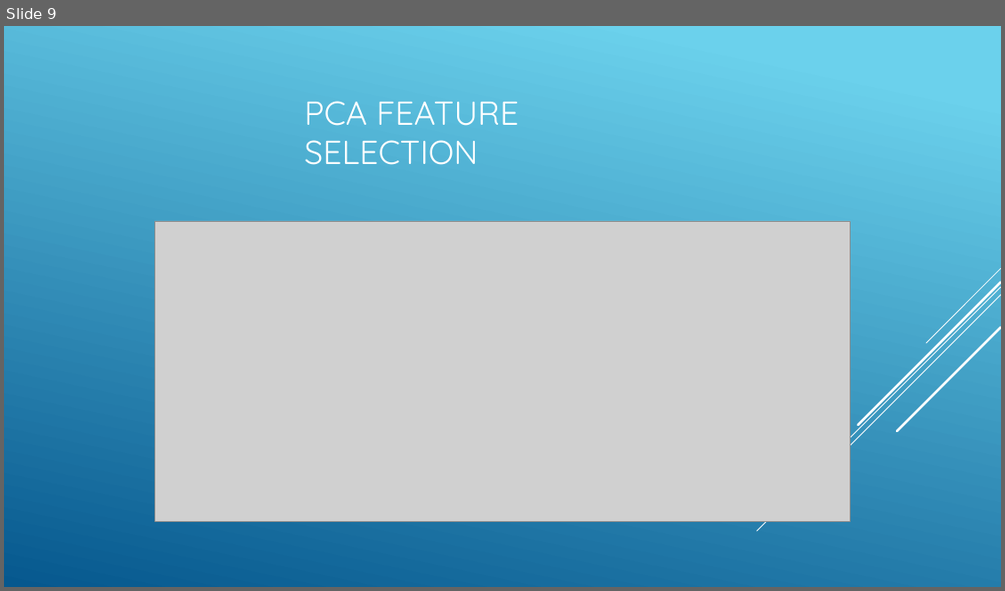
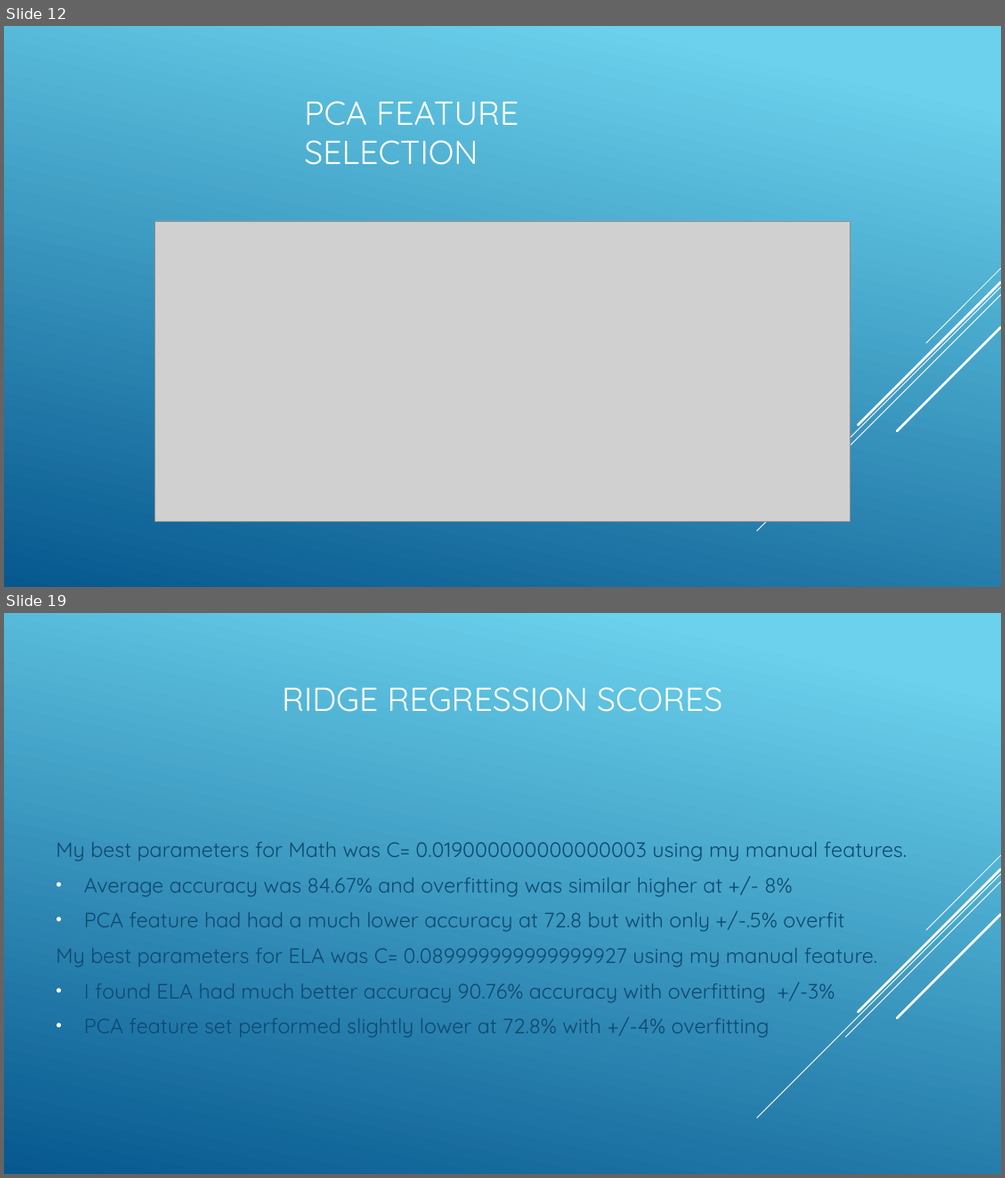
Before and after one commit to efuller11/Thinkful, a slide deck: New York Education System capstone.pptx. Shown one above the other, each under a label of ours: slide 9 before the commit, slides 12 and 19 after it; the slides between them are not shown. The pictures are 1005x591 and 1005x1178 pixels, drawn with LibreOffice and Linux fonts; fonts in the diff are those of the drawing; grey boxes stand for pictures. Boxes give left, top, right and bottom in pixels: in the first picture for what was removed or moved away, otherwise in the second. Text is boxed around its words. In the diff, an @@ line names an element or a change of style, - is before the commit and + after.

```diff
--- a/New York Education System capstone.pptx
+++ b/New York Education System capstone.pptx
@@ slide 19 added at bbox=[4, 613, 1001, 1174], background gradient #6ED2EB to #06588E; not listed: 5 template elements that a slide beside it also shows @@
@@ title added at bbox=[282, 687, 722, 712], 32 pt, text #FFFFFF @@
+RIDGE REGRESSION SCORES
@@ text added at bbox=[56, 842, 906, 1038], 20 pt, text #0F496F @@
+My best parameters for Math was C= 0.019000000000000003 using my manual features.
+• Average accuracy was 84.67% and overfitting was similar higher at +/- 8%
+• PCA feature had had a much lower accuracy at 72.8 but with only +/-.5% overfit
+My best parameters for ELA was C= 0.089999999999999927 using my manual feature.
+• I found ELA had much better accuracy 90.76% accuracy with overfitting +/-3%
+• PCA feature set performed slightly lower at 72.8% with +/-4% overfitting
@@ what was slide 9 is now slide 12 @@
```
Also in this commit, not shown: 7 slides changed, 19 other slides added, 9 slides removed, 1 other file.
